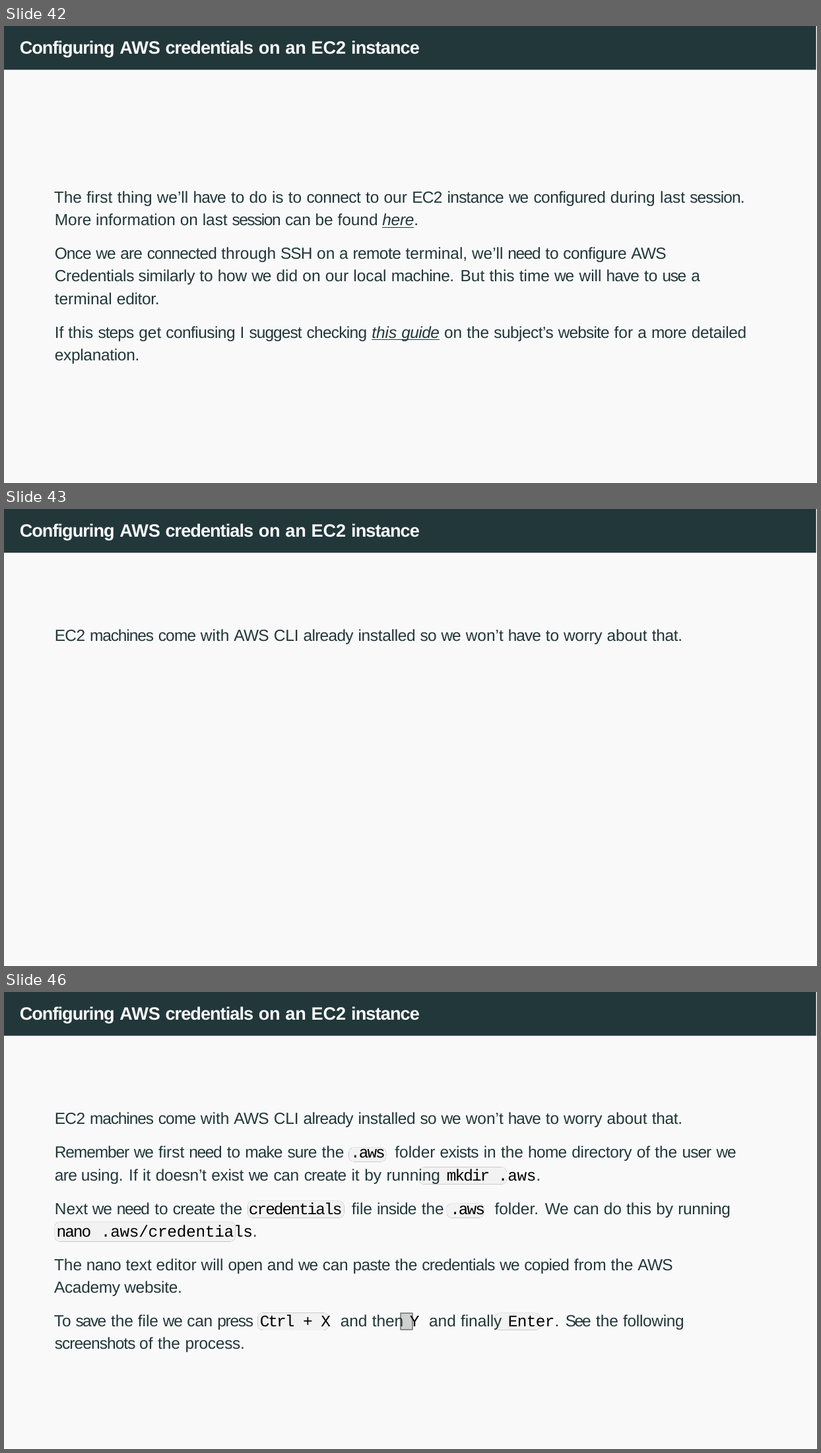
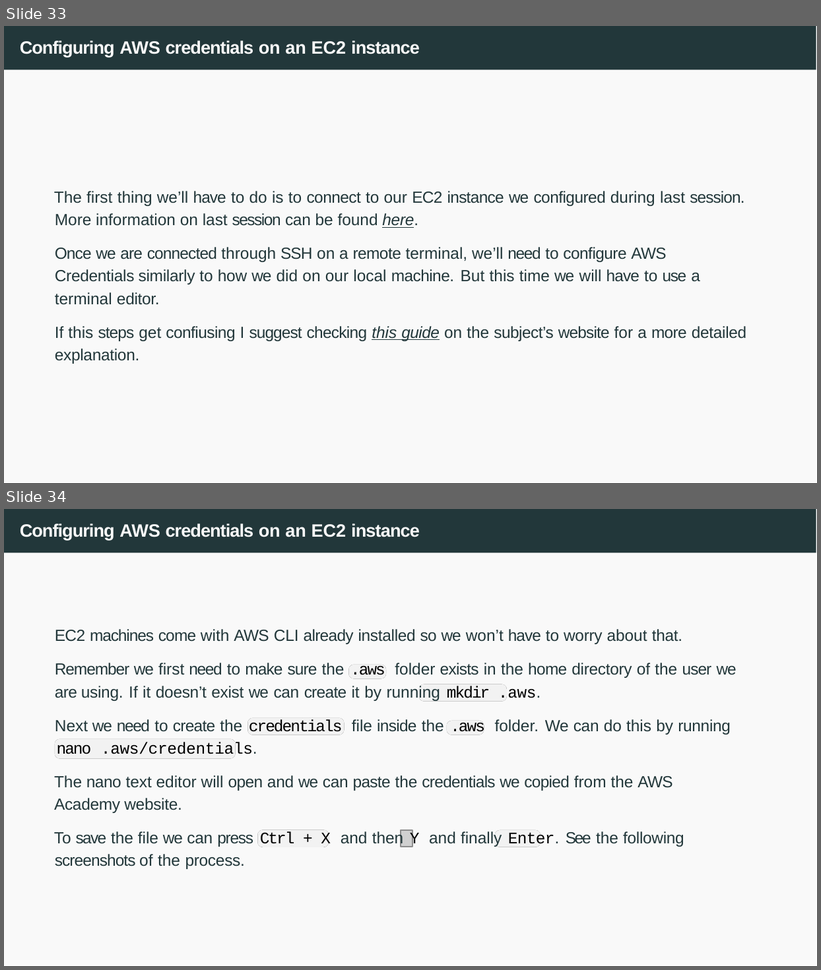
Before and after one commit to joanpaucm/HPDCB, a slide deck: src/slides/Session 4 - AWS S3-2026.pptx. Shown one above the other, each under a label of ours: slides 42, 43 and 46 before the commit, slides 33 and 34 after it; the slides between them are not shown. The pictures are 821x1453 and 821x970 pixels, drawn with LibreOffice and Linux fonts; fonts in the diff are those of the drawing; grey boxes stand for pictures. Boxes give left, top, right and bottom in pixels: in the first picture for what was removed or moved away, otherwise in the second. Text is boxed around its words. In the diff, an @@ line names an element or a change of style, - is before the commit and + after.

```diff
--- a/src/slides/Session 4 - AWS S3-2026.pptx
+++ b/src/slides/Session 4 - AWS S3-2026.pptx
@@ slide 43 removed at <box>4,509,817,966</box>, background #FFFFFF; not listed: 2 template elements that a slide beside it also shows @@
@@ title removed at <box>20,524,420,540</box> @@
-Configuring AWS credentials on an EC2 instance
@@ text removed at <box>55,629,682,644</box> @@
-EC2 machines come with AWS CLI already installed so we won’t have to worry about that.
@@ what was slide 42 is now slide 33 @@
@@ what was slide 46 is now slide 34 @@
```
Also in this commit, not shown: 1 slide changed, 16 other slides removed, 3 other files.
